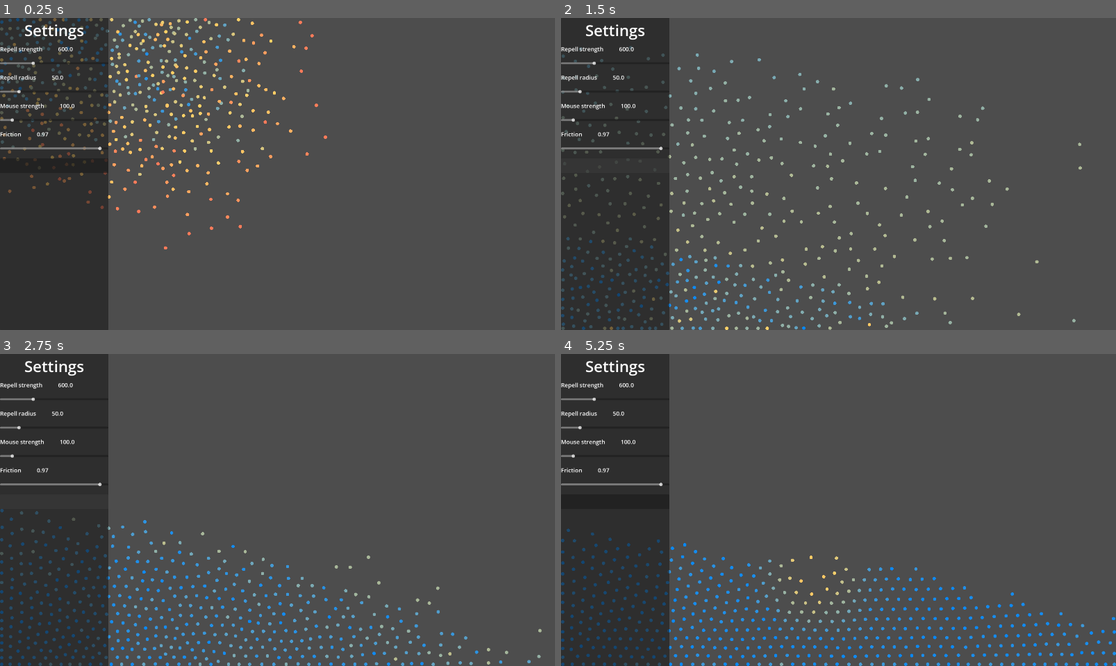
Above: before the commit, frames 1-4 (two rows, left to right).
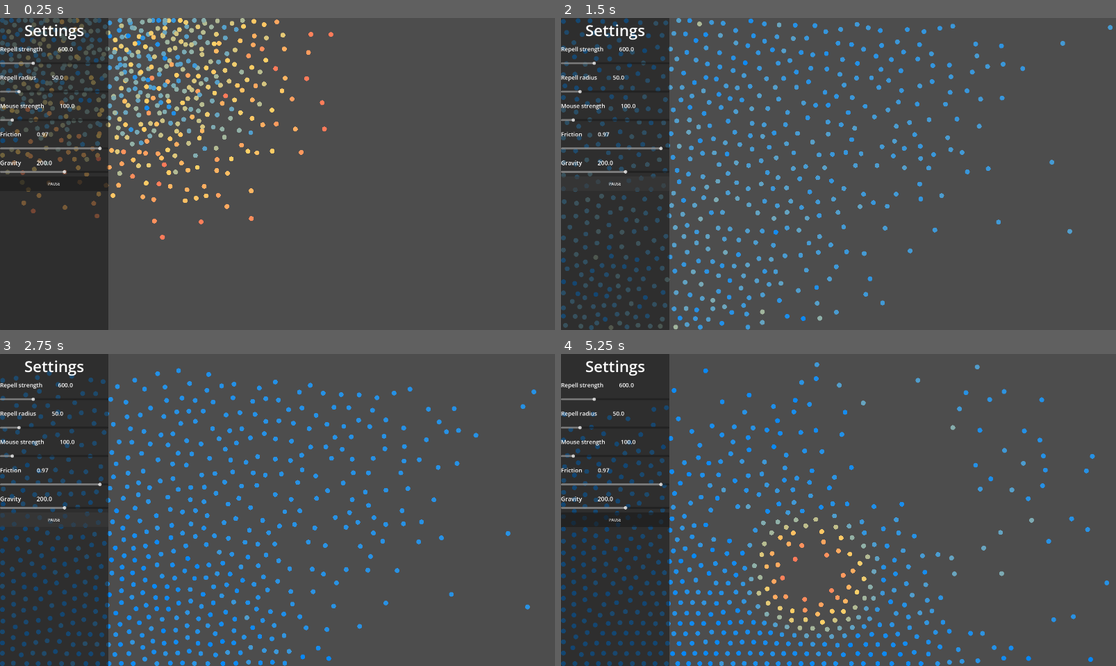
Above: after the commit, the same moments.

Repository: WilliamNord/water-simulator
Game: Godot game, scene res://world.tscn
The game is run twice, just before and just after one commit, with the same random seed, the same clock (stepped at 60 frames per second) and the same inputs.
Inputs (mouse positions are in pixels of both pictures, inside the frame that each line leads up to; where the layout moved, square brackets give the same spot in the first picture):
- Up to frame 1 (0.25 s): no input
- Up to frame 2 (1.5 s): click (616, 183) [616, 164] at 0.5 s; click (616, 183) [616, 164] at 1.25 s
- Up to frame 3 (2.75 s): click (55, 519) [55, 500] at 2 s
- Up to frame 4 (5.25 s): move the mouse to (960, 494) at 2.77 s; click (960, 494) at 2.92 s; move the mouse to (727, 525) at 3.52 s; click (727, 525) at 3.67 s; move the mouse to (894, 441) at 4.27 s; click (894, 441) at 4.42 s; move the mouse to (810, 572) at 5.02 s; click (810, 572) at 5.17 s

The runs differ from the first frame. In frame 1, 8.0% of the frame differs, in the area x 0-61%, y 0-75%; in frame 2, 8.9%; in frame 3, 9.1%; in frame 4, 9.2%, in the area x 0-100%, y 2-100%.

Commit message:
start of the end
Jeg har endret partiklene fra ridgidbody2D til Node2D for å kunne øke ytelse, men det hadde ikke like stor effekt som jeg trodde.

jeg tenker at jeg snart blir ferdig med dette prosjektet og legger ut en siste versjon på github

Diff:
--- a/water-particle-sim/particle.gd
+++ b/water-particle-sim/particle.gd
@@ -1,31 +1,29 @@
-extends RigidBody2D
+extends Node2D
 
-@export var radius = 15
+@export var radius: float = 10.0
 
-# Farger for ulike hastigheter
-var color = Color("#14D2FF")
+var color: Color = Color("#14D2FF")
 @export var slow_color: Color = Color("#0286fa")
 @export var mid_color: Color = Color("#FFD166")
 @export var fast_color: Color = Color("#FF7B5A")
 @export var max_speed: float = 1500.0
 @export var velocity_mod: float = 0.97
 
-
-
-func _draw():
-	draw_circle(Vector2.ZERO, radius, color)
+var velocity: Vector2 = Vector2.ZERO
+var screen_size: Vector2 = Vector2.ZERO
 
 func _ready():
 	add_to_group("particles")
 
-func _physics_process(delta):
-	self.linear_velocity *= velocity_mod
+func apply_force(force: Vector2, delta: float):
+	velocity += force * delta
+
+func update(delta: float):
+	velocity *= velocity_mod
+	global_position += velocity * delta
 
 	var pos = global_position
-	var velocity = linear_velocity
-	var screen_size = get_viewport_rect().size
 
-	# Veggkollisjoner
 	if pos.x - radius < 0:
 		pos.x = radius
 		velocity.x *= -1
@@ -41,7 +39,6 @@
 		velocity.y *= -1
 
 	global_position = pos
-	linear_velocity = velocity
 
 	# Oppdater farge basert på hastighet
 	var speed = velocity.length()
@@ -51,5 +48,3 @@
 		color = slow_color.lerp(mid_color, t * 2.0)
 	else:
 		color = mid_color.lerp(fast_color, (t - 0.5) * 2.0)
-
-	queue_redraw()
--- a/water-particle-sim/particle.tscn
+++ b/water-particle-sim/particle.tscn
@@ -2,11 +2,5 @@
 
 [ext_resource type="Script" uid="uid://j01wmx7y18dd" path="res://particle.gd" id="1_kgu82"]
 
-[sub_resource type="PhysicsMaterial" id="PhysicsMaterial_kgu82"]
-friction = 0.0
-
-[node name="particle" type="RigidBody2D" unique_id=360394288 groups=["particles"]]
-mass = 1.5
-physics_material_override = SubResource("PhysicsMaterial_kgu82")
+[node name="particle" type="Node2D" unique_id=1666331548 groups=["particles"]]
 script = ExtResource("1_kgu82")
-radius = 7
--- a/water-particle-sim/particle_manager.gd
+++ b/water-particle-sim/particle_manager.gd
@@ -4,19 +4,22 @@
 @export var repell_strength: float = 600.0
 @export var mouse_repell_radius: float = 300.0
 @export var mouse_repell_strength: float = 100.0
+@export var gravity: float = 200.0
 
 var particles: Array = []
 
-# Grid
 var grid := {}
 var cell_size: float
+var screen_size: Vector2 = Vector2.ZERO
 
 func _ready():
 	await get_tree().process_frame
 	particles = get_tree().get_nodes_in_group("particles")
+	cell_size = repell_radius
+	screen_size = get_viewport_rect().size
 
-	# Viktig: cell size bør være lik eller større enn radius
-	cell_size = repell_radius
+	for p in particles:
+		p.screen_size = screen_size
 
 
 func get_cell(pos: Vector2) -> Vector2i:
@@ -29,19 +32,21 @@
 func _physics_process(delta):
 	var radius_sq = repell_radius * repell_radius
 
-	particles = particles.filter(func(p): return is_instance_valid(p))
-
 	grid.clear()
 
 	for particle in particles:
 		var cell = get_cell(particle.global_position)
-
 		if not grid.has(cell):
 			grid[cell] = []
-
 		grid[cell].append(particle)
 
-	# input fra mus
+	# Tyngdekraft
+	if gravity != 0.0:
+		var grav_force = Vector2(0, gravity)
+		for particle in particles:
+			particle.apply_force(grav_force, delta)
+
+	# Musefrastøting
 	if Input.is_mouse_button_pressed(MOUSE_BUTTON_LEFT) and get_viewport().gui_get_hovered_control() == null:
 		var mouse_pos = get_global_mouse_position()
 		var mouse_radius_sq = mouse_repell_radius * mouse_repell_radius
@@ -54,30 +59,22 @@
 				var distance = sqrt(dist_sq)
 				var direction = to_mouse / distance
 				var force = direction * (mouse_repell_radius - distance) * mouse_repell_strength
+				particle.apply_force(force, delta)
 
-				particle.apply_central_force(force)
-
-
+	# Partikkel-interaksjoner (én gang per par)
 	for cell in grid.keys():
-
 		var cell_particles = grid[cell]
 
-		# Finn nabo-celler
-		var neighbors := []
-
+		var neighbors: Array = []
 		for x in range(-1, 2):
 			for y in range(-1, 2):
 				var neighbor_cell = cell + Vector2i(x, y)
-
 				if grid.has(neighbor_cell):
 					neighbors += grid[neighbor_cell]
 
-
-		# Sjekk interaksjoner
 		for particle_a in cell_particles:
 			for particle_b in neighbors:
-
-				if particle_a == particle_b:
+				if particle_a.get_instance_id() >= particle_b.get_instance_id():
 					continue
 
 				var to_other = particle_b.global_position - particle_a.global_position
@@ -87,8 +84,18 @@
 					var distance = sqrt(dist_sq)
 					var direction = to_other / distance
 					var force_mag = (repell_radius - distance) * repell_strength
-
 					var force = direction * force_mag
 
-					particle_a.apply_central_force(-force)
-					particle_b.apply_central_force(force)
+					particle_a.apply_force(-force, delta)
+					particle_b.apply_force(force, delta)
+
+	# Oppdater alle partikler
+	for particle in particles:
+		particle.update(delta)
+
+	queue_redraw()
+
+
+func _draw():
+	for particle in particles:
+		draw_circle(particle.global_position, particle.radius, particle.color)
--- a/water-particle-sim/settings_ui.gd
+++ b/water-particle-sim/settings_ui.gd
@@ -5,28 +5,28 @@
 @onready var repell_rad_slider   = $Panel/VBoxContainer/RepellRadiusSlider
 @onready var mouse_str_slider    = $Panel/VBoxContainer/MouseStrengthSlider
 @onready var friction_slider     = $Panel/VBoxContainer/FrictionSlider
+@onready var gravity_slider      = $Panel/VBoxContainer/GravitySlider
 
 @onready var repell_strength_label_value: Label = $"Panel/VBoxContainer/HBoxContainer/RepellStrengthLabel value"
 @onready var repell_radius_label_value: Label = $"Panel/VBoxContainer/HBoxContainer4/RepellRadiusLabel value"
 @onready var mouse_strength_label_value: Label = $"Panel/VBoxContainer/HBoxContainer3/MouseStrengthLabel value"
 @onready var friction_label_value: Label = $"Panel/VBoxContainer/HBoxContainer2/FrictionLabel value"
+@onready var gravity_label_value: Label = $"Panel/VBoxContainer/HBoxContainer5/GravityLabel value"
 
 
 var manager
 
 func setup(m):
 	manager = m
-	# Fyll inn nåværende verdier fra spillet
 	repell_str_slider.value  = manager.repell_strength
 	repell_rad_slider.value  = manager.repell_radius
 	mouse_str_slider.value   = manager.mouse_repell_strength
 	friction_slider.value    = get_tree().get_nodes_in_group("particles")[0].velocity_mod
+	gravity_slider.value     = manager.gravity
 
 func _input(event):
-	if event.is_action_pressed("settings_ui"):  # Tab
+	if event.is_action_pressed("settings_ui"):
 		panel.visible = !panel.visible
-
-# --- Kobles til value_changed på hver slider ---
 
 func _on_repell_strength_changed(value):
 	if manager:
@@ -36,7 +36,7 @@
 func _on_repell_radius_changed(value):
 	if manager:
 		manager.repell_radius = value
-		manager.cell_size = value  # grid må følge med
+		manager.cell_size = value
 		repell_radius_label_value.text = str(value)
 
 func _on_mouse_strength_changed(value):
@@ -48,3 +48,8 @@
 	for p in get_tree().get_nodes_in_group("particles"):
 		p.velocity_mod = value
 	friction_label_value.text = str(value)
+
+func _on_gravity_changed(value):
+	if manager:
+		manager.gravity = value
+		gravity_label_value.text = str(value)
--- a/water-particle-sim/world.gd
+++ b/water-particle-sim/world.gd
@@ -1,7 +1,7 @@
 extends Node2D
 
 const PARTICLE_SCENE = preload("res://particle.tscn")
-@export var num_particles: int = 500
+@export var num_particles: int = 600
 var screen_height = 1080 / 2
 var screen_width = 1920 / 2
 @export var spawn_area: Rect2 = Rect2(Vector2(0, 0), Vector2(screen_width, screen_height))
--- a/water-particle-sim/world.tscn
+++ b/water-particle-sim/world.tscn
@@ -119,11 +119,34 @@
 step = 0.01
 value = 1.0
 
+[node name="HBoxContainer5" type="HBoxContainer" parent="settings_ui/Panel/VBoxContainer" unique_id=28894472]
+layout_mode = 2
+theme_override_constants/separation = 65
+
+[node name="GravityLabel" type="Label" parent="settings_ui/Panel/VBoxContainer/HBoxContainer5" unique_id=1083608061]
+layout_mode = 2
+theme_override_font_sizes/font_size = 25
+text = "Gravity"
+
+[node name="GravityLabel value" type="Label" parent="settings_ui/Panel/VBoxContainer/HBoxContainer5" unique_id=925280446]
+layout_mode = 2
+theme_override_font_sizes/font_size = 25
+text = "-0-"
+
+[node name="GravitySlider" type="HSlider" parent="settings_ui/Panel/VBoxContainer" unique_id=1689545562]
+layout_mode = 2
+min_value = -1000.0
+max_value = 1000.0
+step = 10.0
+value = 100.0
+
 [node name="Button" type="Button" parent="settings_ui/Panel/VBoxContainer" unique_id=1526995655]
 custom_minimum_size = Vector2(0, 60)
 layout_mode = 2
+text = "PAUSE"
 
 [connection signal="value_changed" from="settings_ui/Panel/VBoxContainer/RepellStrengthSlider" to="settings_ui" method="_on_repell_strength_changed"]
 [connection signal="value_changed" from="settings_ui/Panel/VBoxContainer/RepellRadiusSlider" to="settings_ui" method="_on_repell_radius_changed"]
 [connection signal="value_changed" from="settings_ui/Panel/VBoxContainer/MouseStrengthSlider" to="settings_ui" method="_on_mouse_strength_changed"]
 [connection signal="value_changed" from="settings_ui/Panel/VBoxContainer/FrictionSlider" to="settings_ui" method="_on_friction_changed"]
+[connection signal="value_changed" from="settings_ui/Panel/VBoxContainer/GravitySlider" to="settings_ui" method="_on_gravity_changed"]
